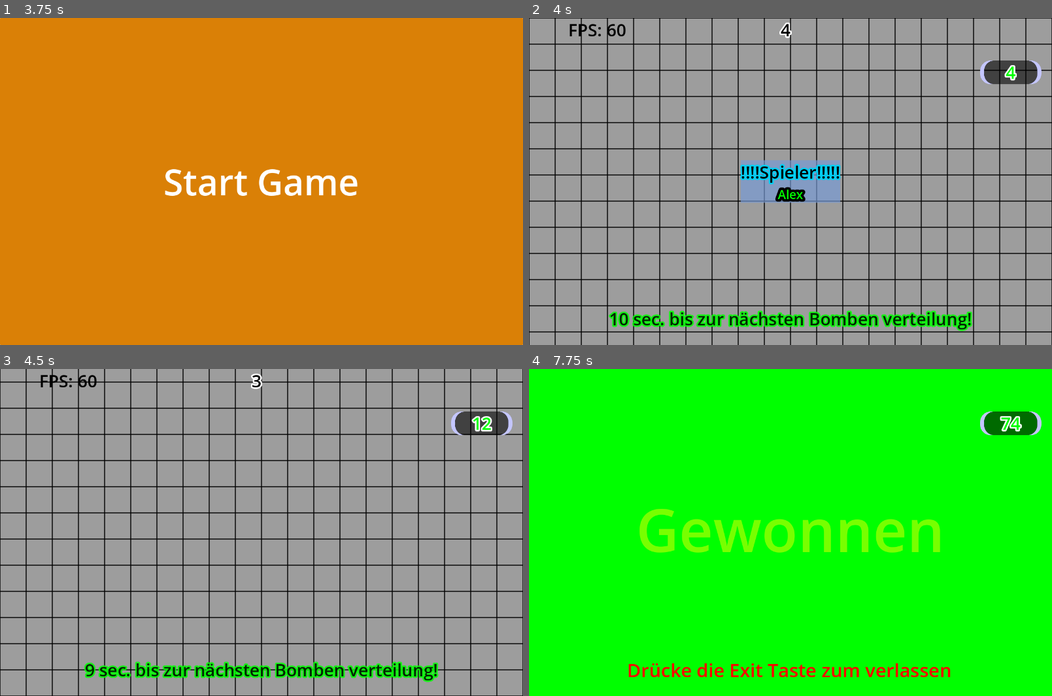
Above: before the commit, frames 1-4 (two rows, left to right).
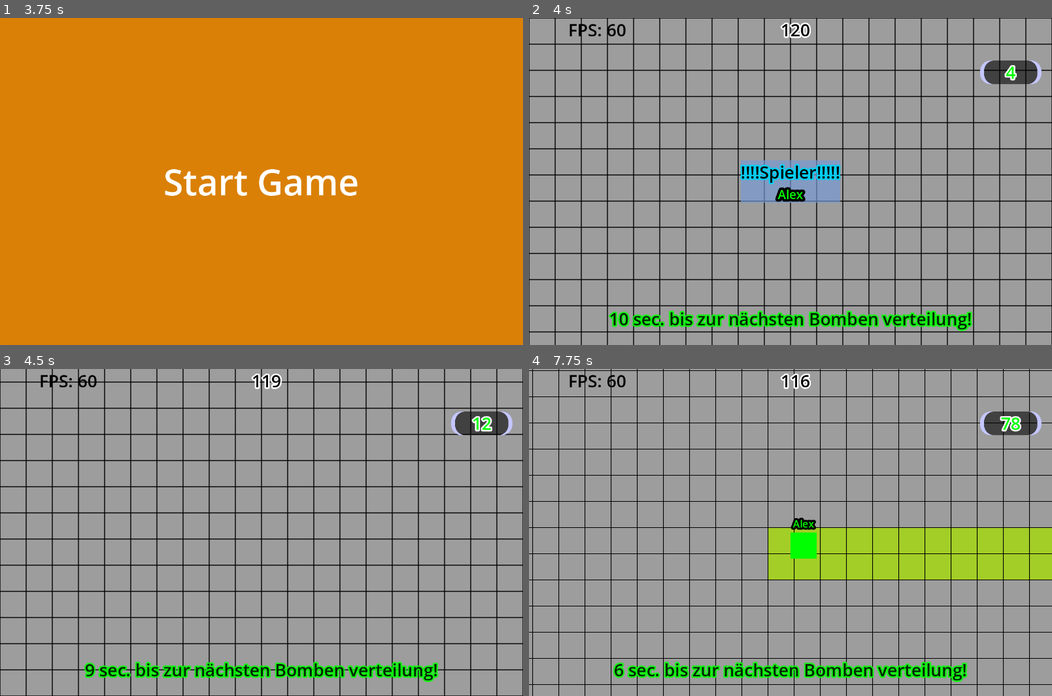
Above: after the commit, the same moments.

Repository: NIK-98/Paint_The_Ground
Game: Godot game, scene res://sceens/level.tscn
Two runs of this game, one before a commit and one after it. Both use one fixed random seed, a clock stepped at 60 frames per second and the inputs below. This scene is started directly instead of the project's main scene.
Inputs (mouse positions are in pixels of both pictures, inside the frame that each line leads up to):
- Up to frame 1 (3.75 s): click (261, 34) at 0.52 s; type "Alex" at 0.6 s; click "Start Game" at 1.25 s; click "Start Game" at 2 s; click "Bestätiegen" at 2.75 s; tap Enter at 3.5 s; move the mouse to (376, 165) at 3.52 s; hold D (right) from 3.53 s (still down); hold Tab (Info) from 3.53 s (still down); click (376, 165) at 3.67 s
- Up to frame 2 (4 s): keep holding D (right); keep holding Tab (Info)
- Up to frame 3 (4.5 s): move the mouse to (156, 548) at 4.27 s; release D (right) at 4.28 s; release Tab (Info) at 4.28 s; hold S (down) from 4.28 s (still down); tap Tab (Info) at 4.35 s
- Up to frame 4 (7.75 s): tap Space at 5 s; move the mouse to (842, 460) at 5.02 s; release S (down) at 5.03 s; hold D (right) 5.03-5.78 s; hold Tab (Info) 5.03-5.78 s; tap Enter at 5.75 s; move the mouse to (764, 597) at 5.77 s; hold W (up) 5.78-6.53 s; tap Tab (Info) at 5.85, 7.35 s; click (764, 597) at 5.92 s; move the mouse to (947, 581) at 6.52 s; hold Tab (Info) 6.53-7.28 s; hold A (left) from 6.53 s (still down); move the mouse to (633, 483) at 7.27 s

Frame 1 is identical in both runs. In frame 2, 0.2% of the frame differs, in the area x 47-54%, y 1-7%; in frame 3, 0.2%; in frame 4, 99%, in the area x 0-100%, y 0-100%.

Commit message:
timer zurückgesetzt

Diff:
--- a/sceens/level.tscn
+++ b/sceens/level.tscn
@@ -314,7 +314,7 @@
 text = "Warte auf Mitspieler..."
 
 [node name="Timer" type="Timer" parent="." groups=["timer"]]
-wait_time = 3.89
+wait_time = 120.0
 
 [node name="MultiplayerSynchronizer" type="MultiplayerSynchronizer" parent="."]
 replication_config = SubResource("SceneReplicationConfig_jatce")
